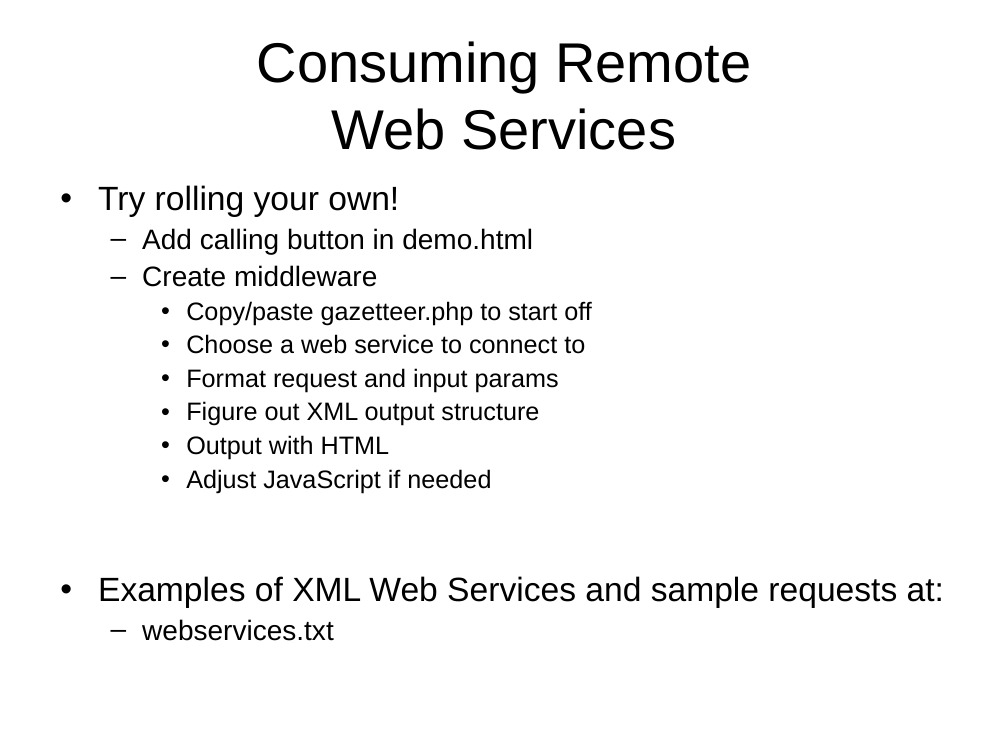
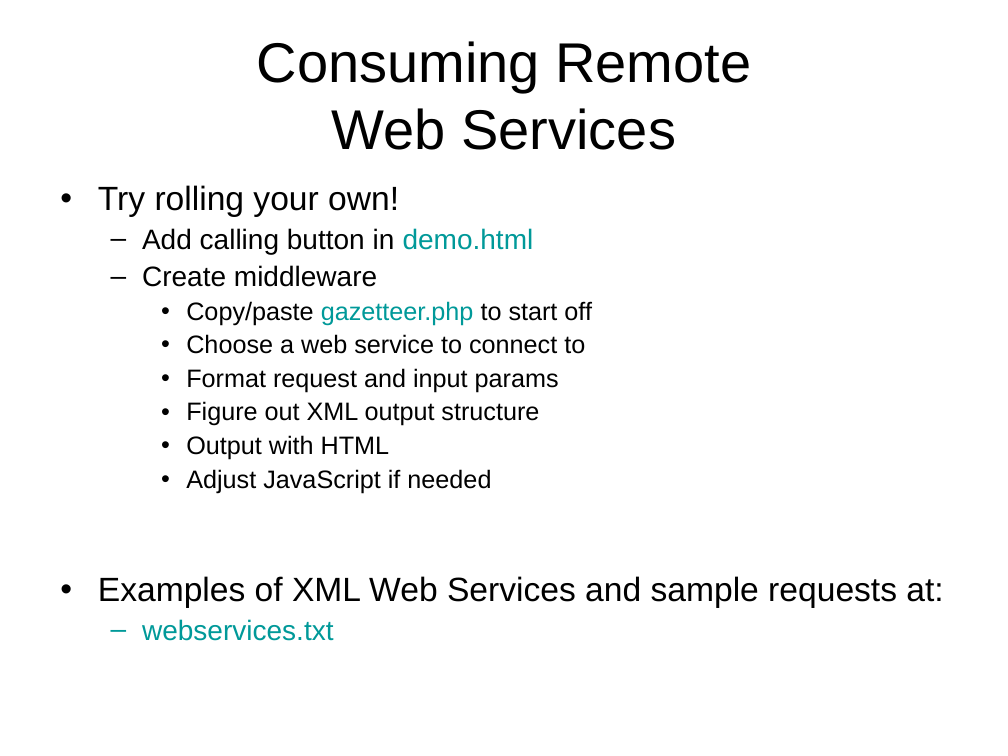
Before and after one commit to MapServer/ms-ogc-workshop, a slide deck: slide 87 of doc/ms_ogc_workshop.ppt (slide 84 before the commit). Drawn at 1008x756 pixels with LibreOffice and Linux fonts; fonts in the diff are those of the drawing. Boxes give left, top, right and bottom in pixels: in the first picture for what was removed or moved away, otherwise in the second. Text is boxed around its words. In the diff, an @@ line names an element or a change of style, - is before the commit and + after.

```diff
--- a/doc/ms_ogc_workshop.ppt
+++ b/doc/ms_ogc_workshop.ppt
@@ text at (98, 185, 943, 641): text colour #000000 to #009999 in "demo.html", "gazetteer.php", "webservices.txt"; indent changed; bullet colour #000000 to #009999 @@
```
Also in this commit, not shown: 82 other slides changed, 3 slides added.
